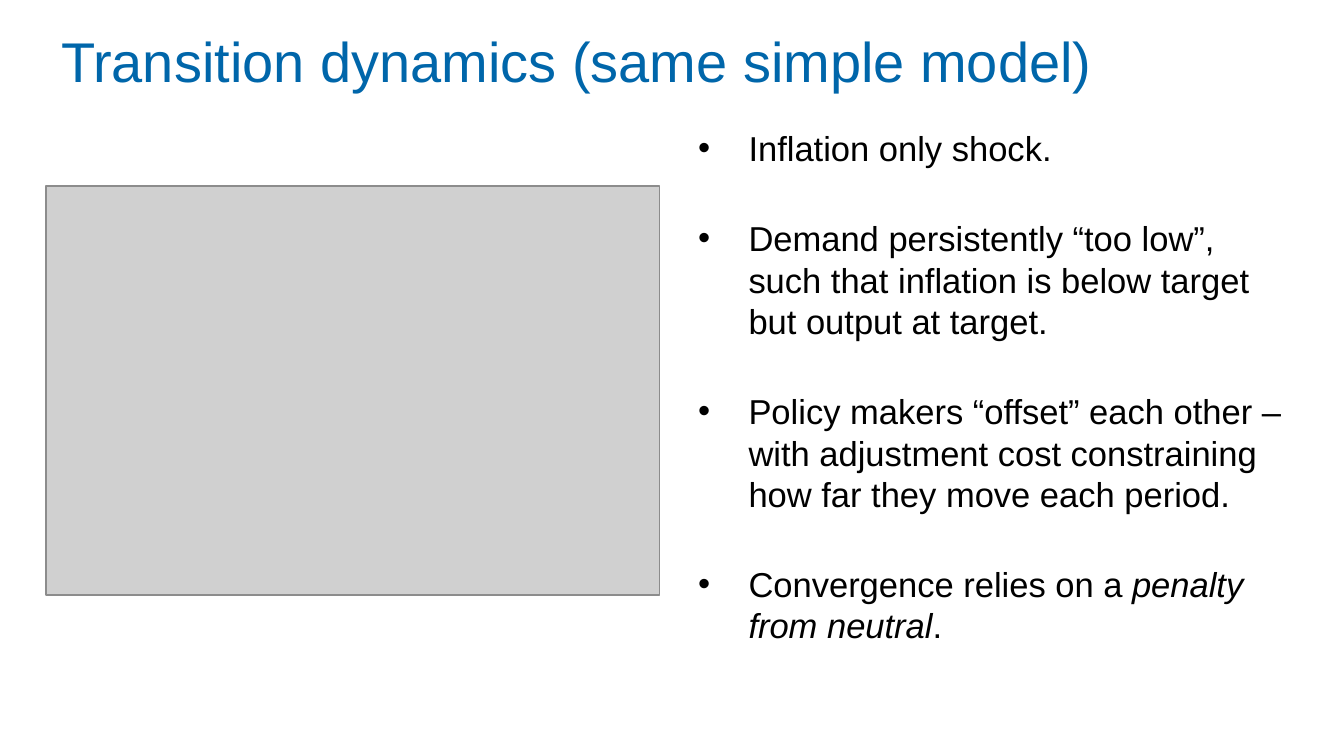
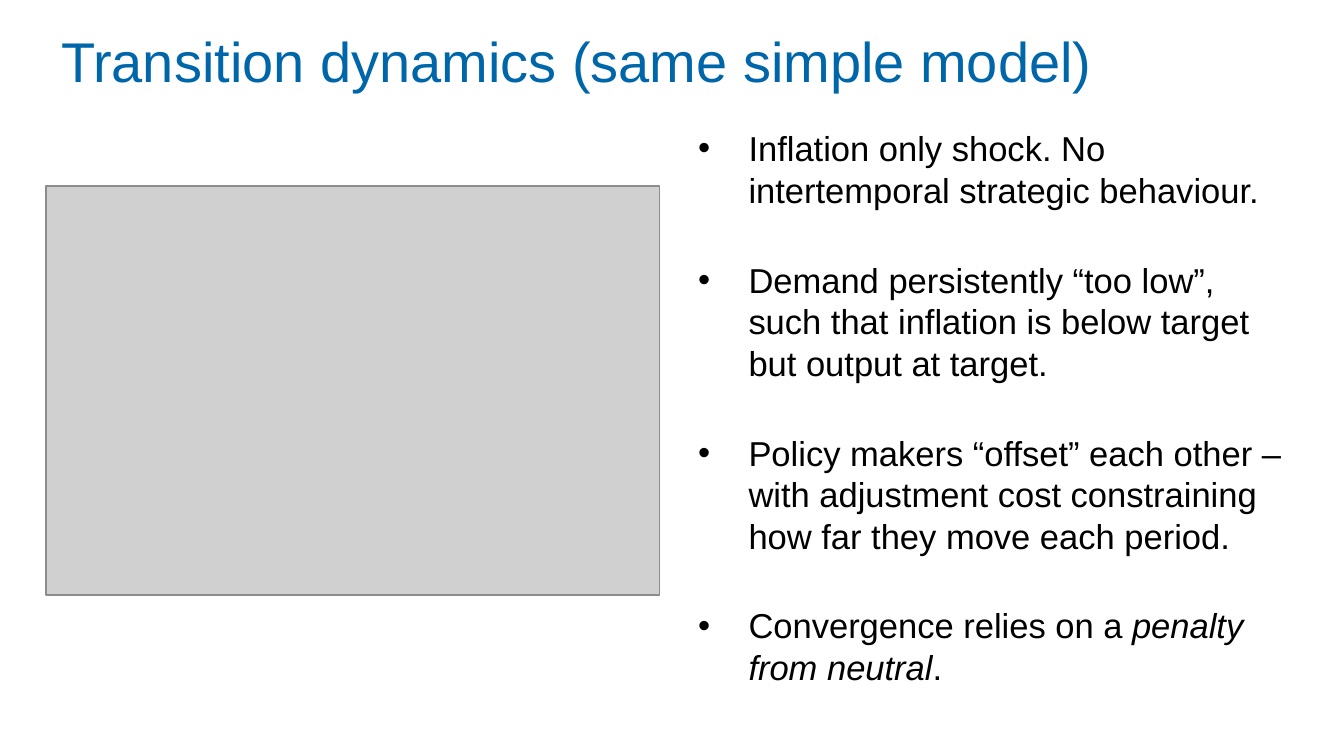
Before and after one commit to Zjub/TVHENZ, a slide deck: slide 25 of MF coordination/SI_game/Monetary and Fiscal Policy Coordination.pptx. Drawn at 1344x756 pixels with LibreOffice and Linux fonts; fonts in the diff are those of the drawing; grey boxes stand for pictures. Boxes give left, top, right and bottom in pixels: in the first picture for what was removed or moved away, otherwise in the second. Text is boxed around its words. In the diff, an @@ line names an element or a change of style, - is before the commit and + after.

```diff
--- a/MF coordination/SI_game/Monetary and Fiscal Policy Coordination.pptx
+++ b/MF coordination/SI_game/Monetary and Fiscal Policy Coordination.pptx
@@ text at box(749, 136, 1258, 210): text changed @@
-• Inflation only shock.
+• Inflation only shock. No intertemporal strategic behaviour.
```
Also in this commit, not shown: 11 other slides changed, 2 slides added.
